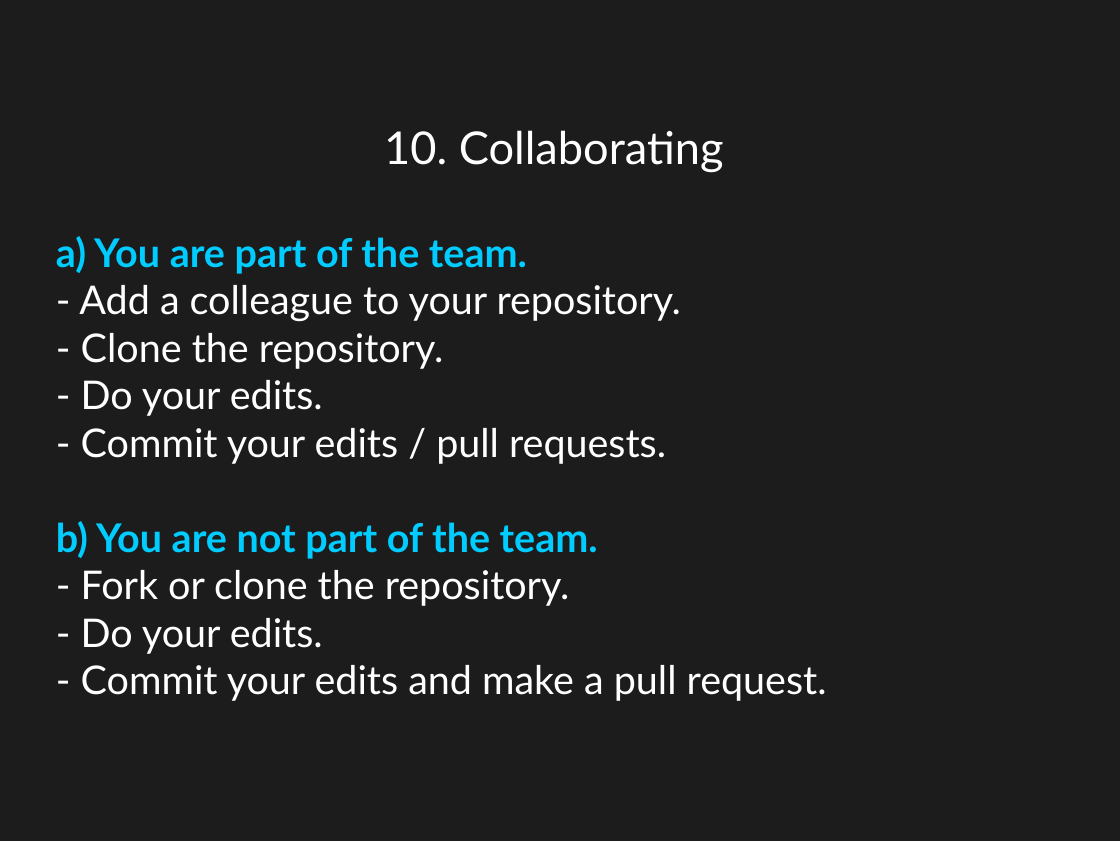
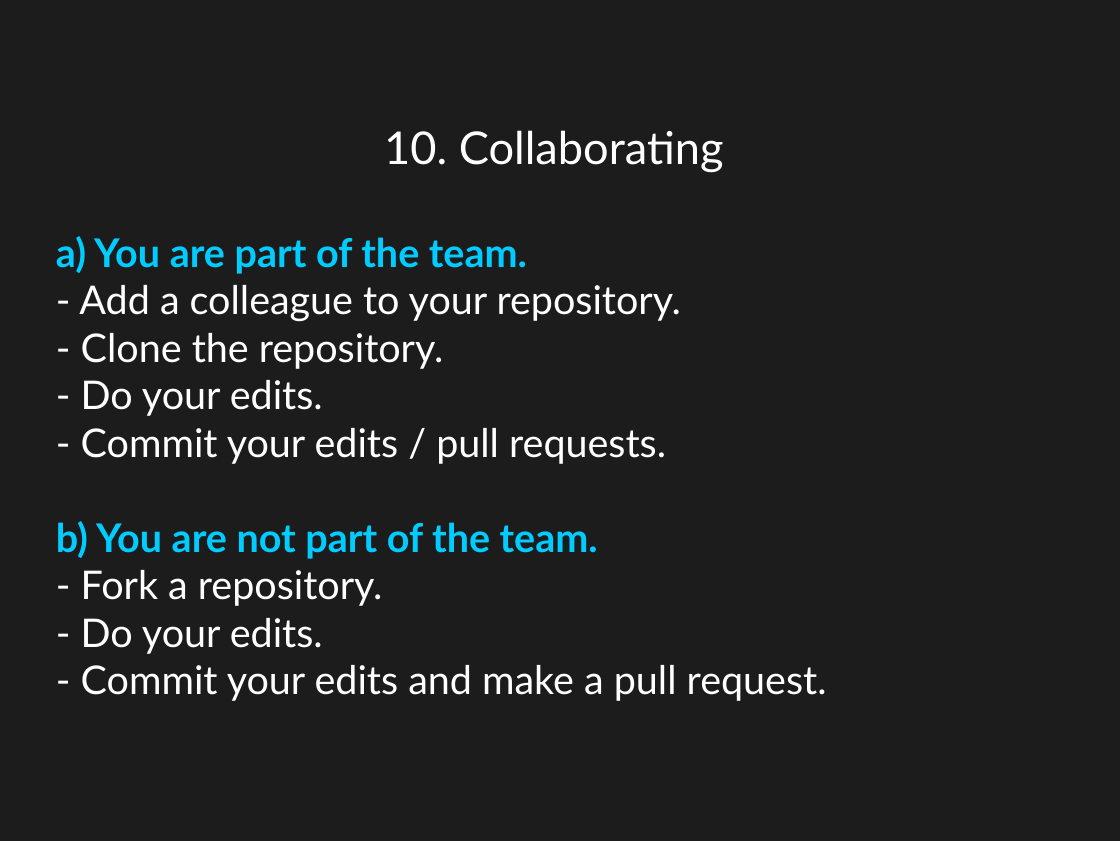
Before and after one commit to jngaravitoc/github_hands_on, a slide deck: slide 21 of git.odp. Drawn at 1120x841 pixels with LibreOffice and Linux fonts; fonts in the diff are those of the drawing. Boxes give left, top, right and bottom in pixels: in the first picture for what was removed or moved away, otherwise in the second. Text is boxed around its words. In the diff, an @@ line names an element or a change of style, - is before the commit and + after.

```diff
--- a/git.odp
+++ b/git.odp
@@ subtitle at [81, 570, 383, 606]: text changed @@
-- Fork or clone the repository.
+- Fork a repository.
```
Also in this commit, not shown: 8 other slides changed, 1 other file.
